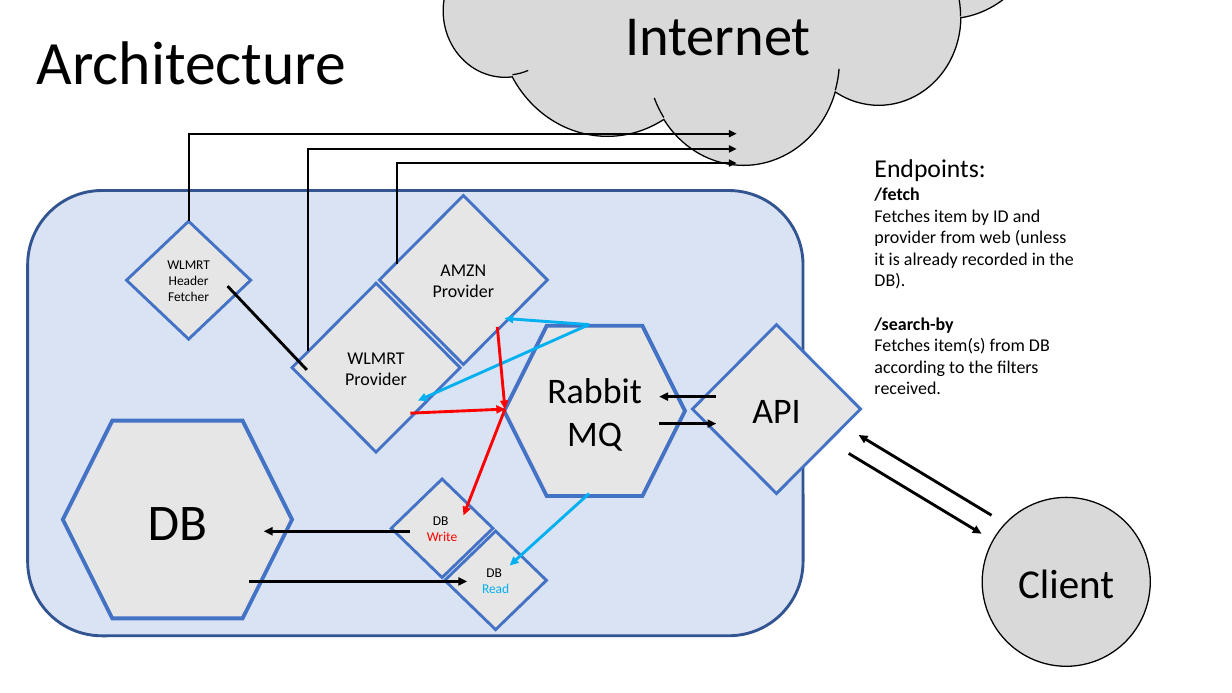
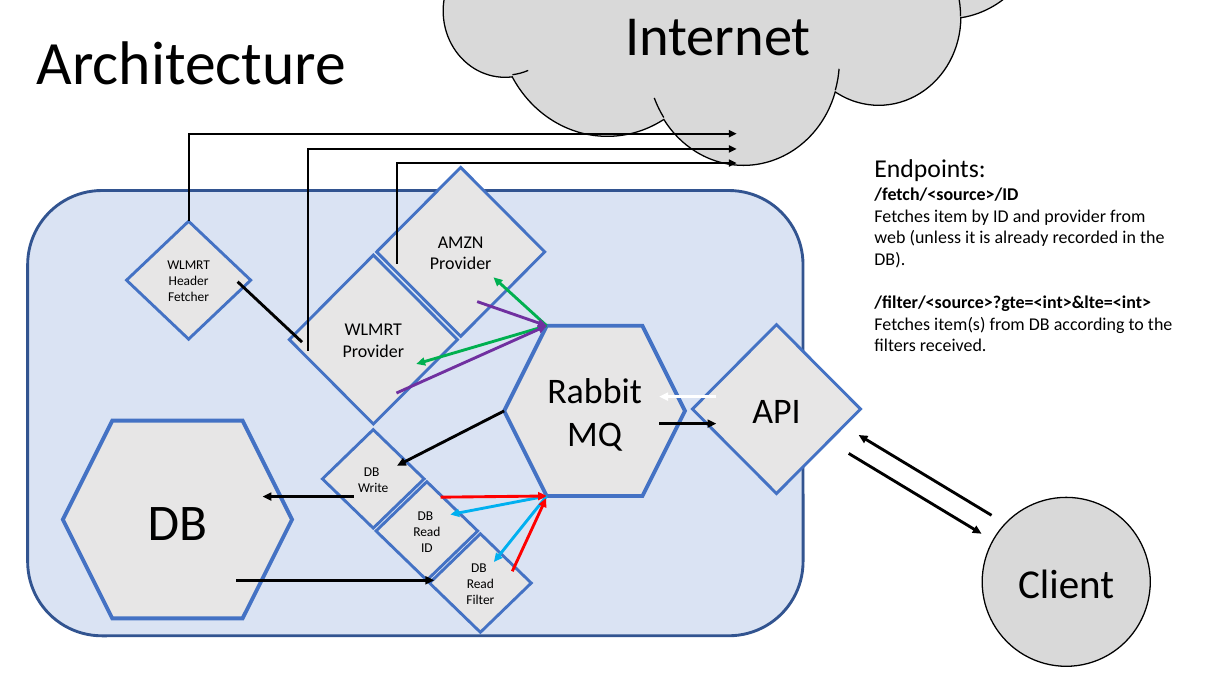
Before and after one commit to orireiter/product_fetcher, a slide deck: slide 1 of etc/arch.pptx. Drawn at 1232x693 pixels with LibreOffice and Linux fonts; fonts in the diff are those of the drawing. Boxes give left, top, right and bottom in pixels: in the first picture for what was removed or moved away, otherwise in the second. Text is boxed around its words. In the diff, an @@ line names an element or a change of style, - is before the commit and + after.

```diff
--- a/etc/arch.pptx
+++ b/etc/arch.pptx
@@ diamond "AMZN Provider": place and size @@
-diamond "AMZN Provider" at [380,196,548,365]
+diamond "AMZN Provider" at [377,167,545,336]
@@ text at [874,187,1018,201]: text changed @@
-/fetch
+/fetch/<source>/ID
@@ diamond "WLMRT": place and size @@
-diamond "WLMRT" at [292,284,460,453]
+diamond "WLMRT" at [289,255,457,424]
@@ line moved from (227, 287) - (307, 370) to (238, 282) - (302, 342) @@
@@ arrow moved from (590, 324) - (505, 319) to (547, 326) - (494, 277) @@
@@ arrow (547, 326) - (494, 277): stroke #00B0F0 2.25 pt to #00B050 2.25 pt @@
@@ text at [874,295,1151,311]: text changed @@
-/search-by
+/filter/<source>?gte=<int>&lte=<int>
@@ arrow added from (396, 393) to (547, 326), #7030A0 2.25 pt @@
@@ arrow moved from (590, 324) - (418, 401) to (547, 326) - (417, 364) @@
@@ arrow (547, 326) - (417, 364): stroke #00B0F0 2.25 pt to #00B050 2.25 pt @@
@@ arrow moved from (497, 327) - (506, 409) to (477, 301) - (547, 326) @@
@@ arrow (477, 301) - (547, 326): stroke #FF0000 2.25 pt to #7030A0 2.25 pt @@
@@ arrow moved from (410, 413) - (506, 409) to (505, 411) - (397, 466) @@
@@ arrow (505, 411) - (397, 466): stroke #FF0000 2.25 pt to #000000 2.25 pt @@
@@ arrow (716, 396) - (660, 396): stroke #000000 2.25 pt to #FFFFFF 2.25 pt @@
@@ diamond "DB": place and size @@
-diamond "DB" at [391,479,493,578]
+diamond "DB" at [323,430,424,529]
@@ arrow moved from (264, 531) - (410, 531) to (262, 496) - (354, 496) @@
@@ text in diamond at [358,483,388,492]: text colour #FF0000 to #000000, letter outline #FF0000 0.75 pt to #000000 0.75 pt in "Write" @@
@@ diamond "DB": place and size @@
-diamond "DB" at [445,531,546,630]
+diamond "DB" at [376,482,478,580]
@@ arrow added from (441, 497) to (547, 496), #FF0000 2.25 pt @@
@@ arrow added from (547, 496) to (451, 515), #00B0F0 2.25 pt @@
@@ arrow moved from (590, 494) - (510, 566) to (547, 496) - (494, 562) @@
@@ arrow moved from (506, 409) - (464, 516) to (512, 571) - (546, 498) @@
@@ text in diamond at [413,526,440,536]: text colour #00B0F0 to #000000, letter outline #00B0F0 0.75 pt to #000000 0.75 pt in "Read" @@
@@ diamond added at [430,534,531,633], fill #E7E6E6, outline #4472C4 2.25 pt, 10.5 pt, text #000000 @@
+DB
+Read
+Filter
@@ text in diamond at [421,543,433,552]: paragraph added @@
+ID
@@ arrow moved from (250, 581) - (467, 581) to (237, 580) - (434, 580) @@
```
Also in this commit, not shown: 2 other slides changed, 32 other files.
